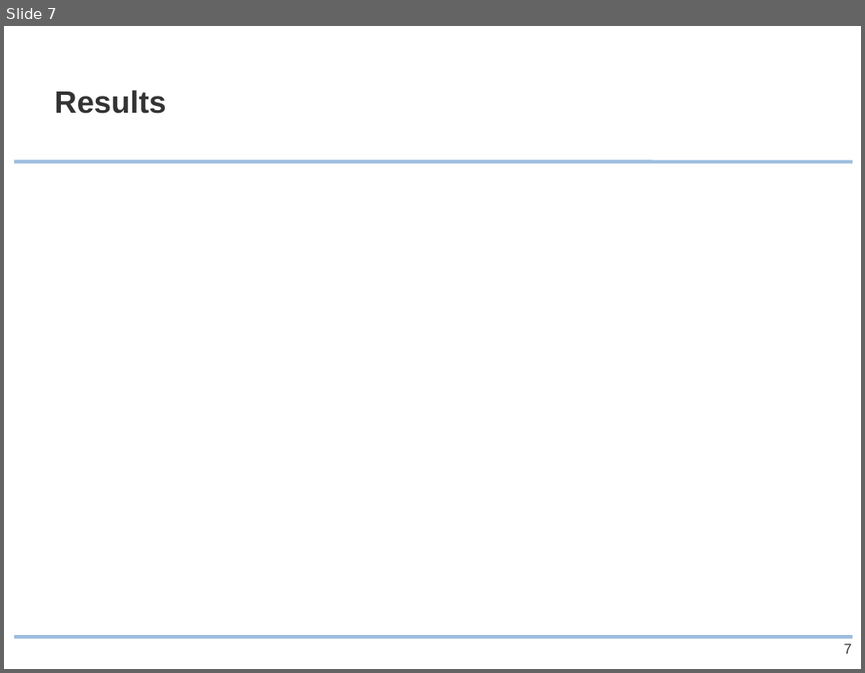
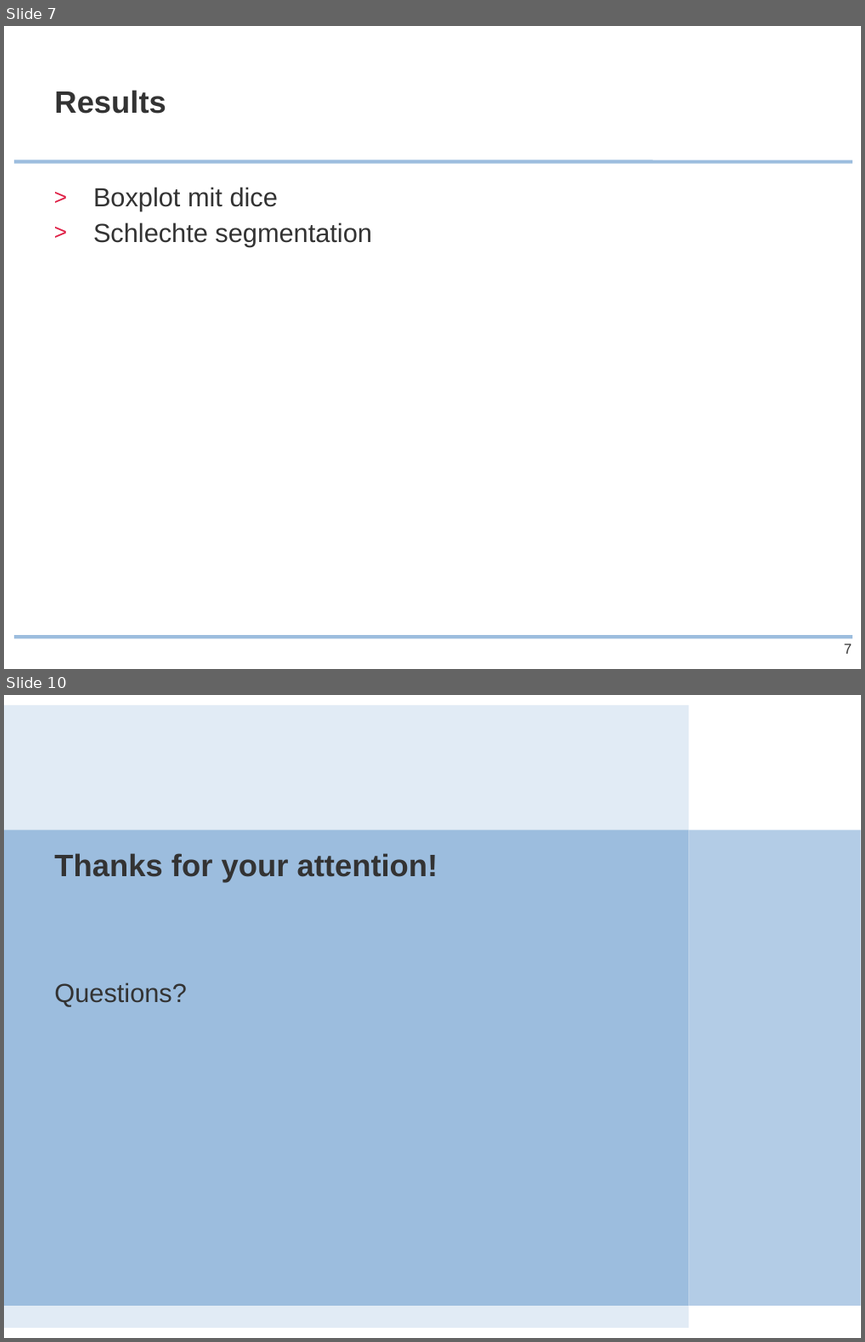
Before and after one commit to ipa/MIALab, a slide deck: doc/presentation/MIALab_slides.pptx. Shown one above the other, each under a label of ours: slide 7 before the commit, slides 7 and 10 after it; the slides between them are not shown. The pictures are 865x673 and 865x1342 pixels, drawn with LibreOffice and Linux fonts; fonts in the diff are those of the drawing; background and template pictures are left out. Boxes give left, top, right and bottom in pixels: in the first picture for what was removed or moved away, otherwise in the second. Text is boxed around its words. In the diff, an @@ line names an element or a change of style, - is before the commit and + after.

```diff
--- a/doc/presentation/MIALab_slides.pptx
+++ b/doc/presentation/MIALab_slides.pptx
@@ slide 10 added at (4, 695, 861, 1338), background #FFFFFF @@
@@ rectangle added at (4, 705, 688, 1327), fill #E1EBF5 @@
@@ rectangle added at (4, 829, 688, 1305), fill #9CBDDE @@
@@ rectangle added at (688, 829, 861, 1305), fill #B3CCE6 @@
@@ title added at (54, 853, 438, 883), 26 pt, text #333333, bold @@
+Thanks for your attention!
@@ subtitle added at (54, 982, 187, 1006), 22 pt, text #333333 @@
+Questions?
@@ slide 7 changed as well @@
@@ text added at (93, 187, 372, 246), 22 pt, text #333333 @@
+> Boxplot mit dice
+> Schlechte segmentation
```
Also in this commit, not shown: 5 other slides changed, 4 other slides added, 3 slides removed, 8 other files.
